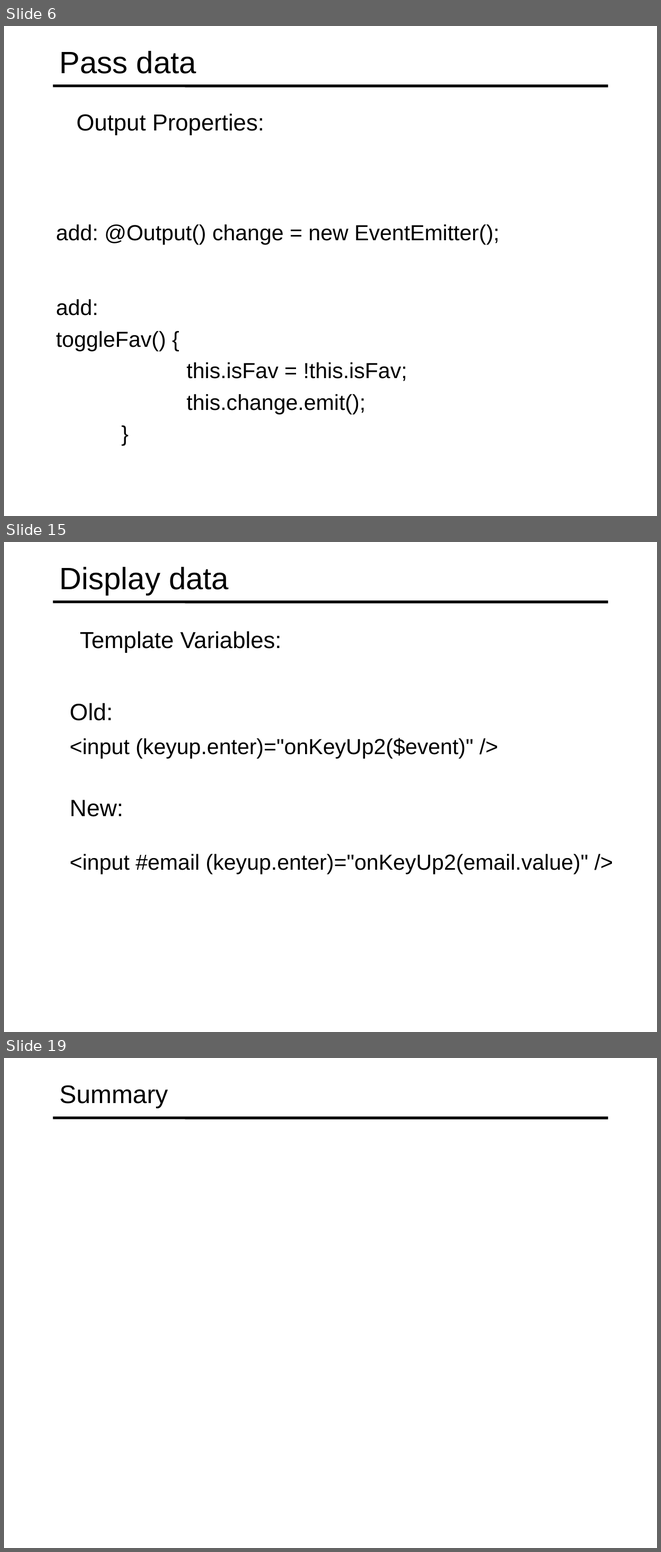
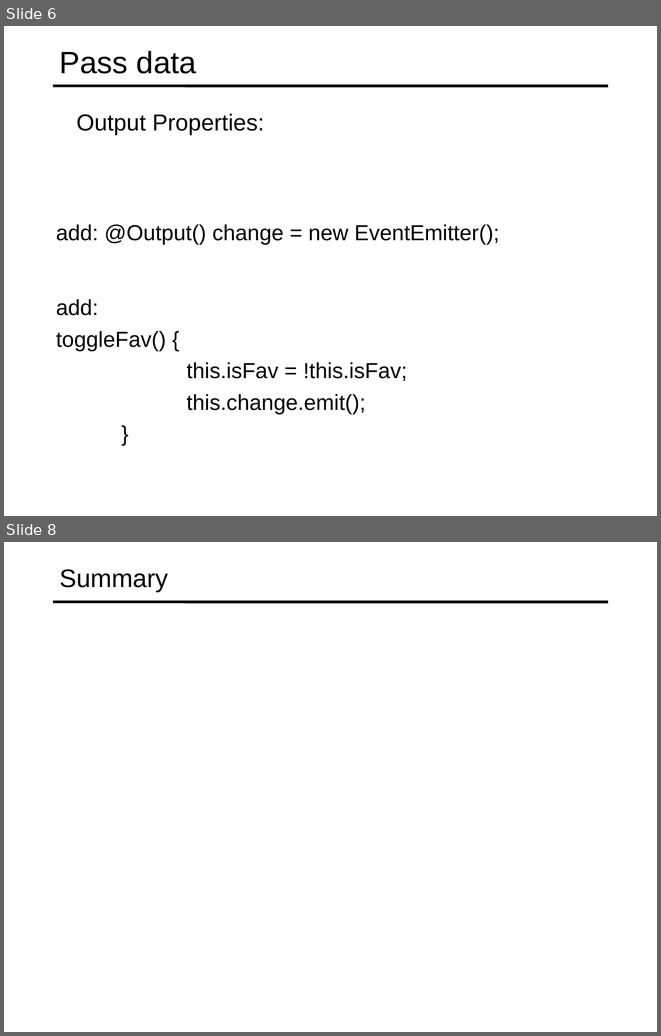
Before and after one commit to specter01wj/Jago_Link_Training, a slide deck: Angular/Angular7/Angular Advanced Course/Essentials/3.Building Re-usable Components/L3_Building Re-usable Components.ppt. Shown one above the other, each under a label of ours: slides 6, 15 and 19 before the commit, slides 6 and 8 after it; the slides between them are not shown. The pictures are 661x1552 and 661x1036 pixels, drawn with LibreOffice and Linux fonts; fonts in the diff are those of the drawing. Boxes give left, top, right and bottom in pixels: in the first picture for what was removed or moved away, otherwise in the second. Text is boxed around its words. In the diff, an @@ line names an element or a change of style, - is before the commit and + after.

Commit message:
09/05/2019 v1

```diff
--- a/Angular/Angular7/Angular Advanced Course/Essentials/3.Building Re-usable Components/L3_Building Re-usable Components.ppt
+++ b/Angular/Angular7/Angular Advanced Course/Essentials/3.Building Re-usable Components/L3_Building Re-usable Components.ppt
@@ slide 15 removed at <box>4,542,657,1032</box>, background #FFFFFF; not listed: 1 template element that a slide beside it also shows @@
@@ title removed at <box>60,567,229,595</box> @@
-Display data
@@ text removed at <box>80,631,282,653</box> @@
-  Template Variables:
@@ text removed at <box>70,703,113,721</box> @@
-  Old:
@@ text removed at <box>70,738,473,758</box> @@
-  <input (keyup.enter)="onKeyUp2($event)" />
@@ text removed at <box>70,800,123,817</box> @@
-  New:
@@ text removed at <box>70,854,589,874</box> @@
-  <input #email (keyup.enter)="onKeyUp2(email.value)" />
@@ what was slide 19 is now slide 8 @@
```
Also in this commit, not shown: 1 slide added, 11 other slides removed.
